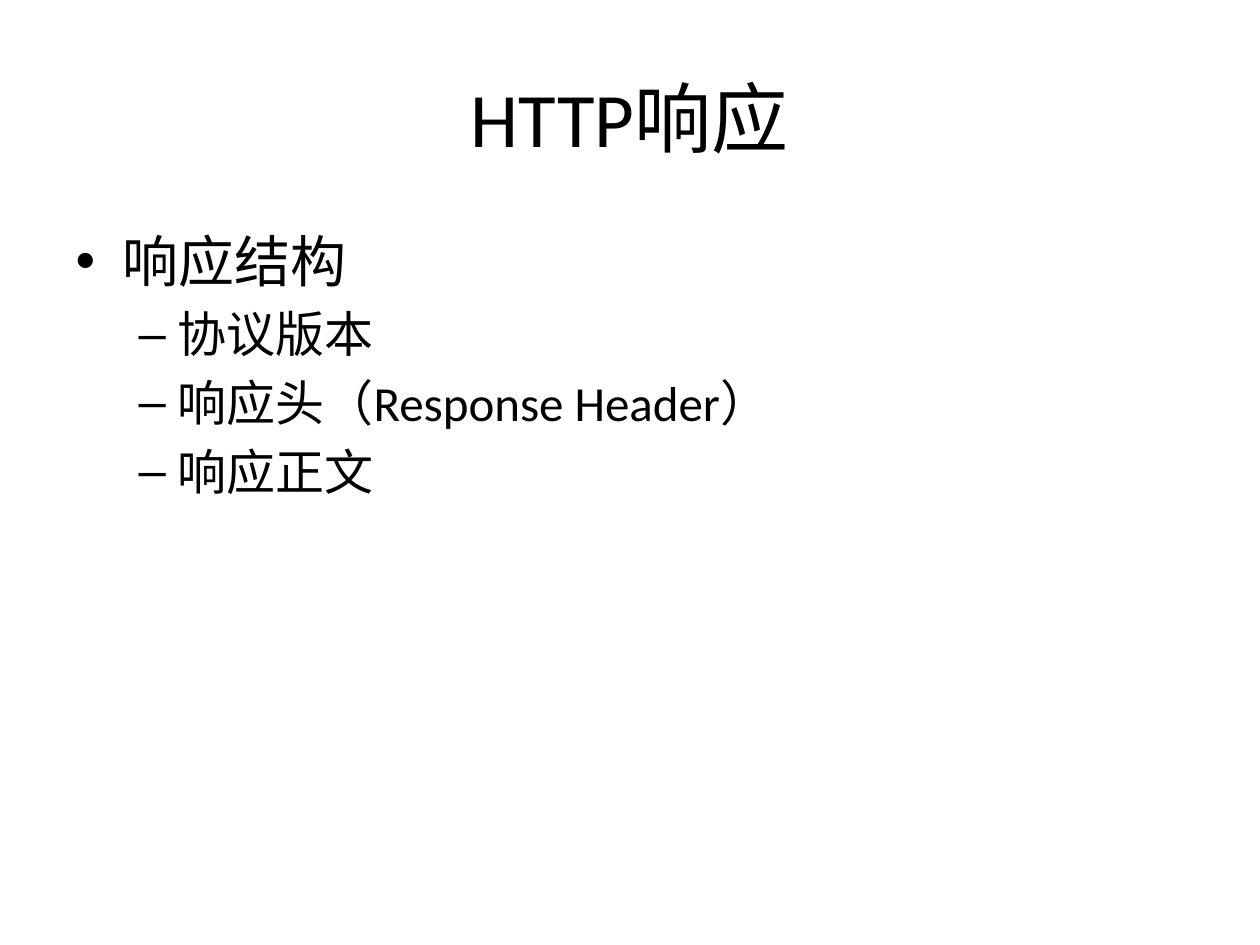
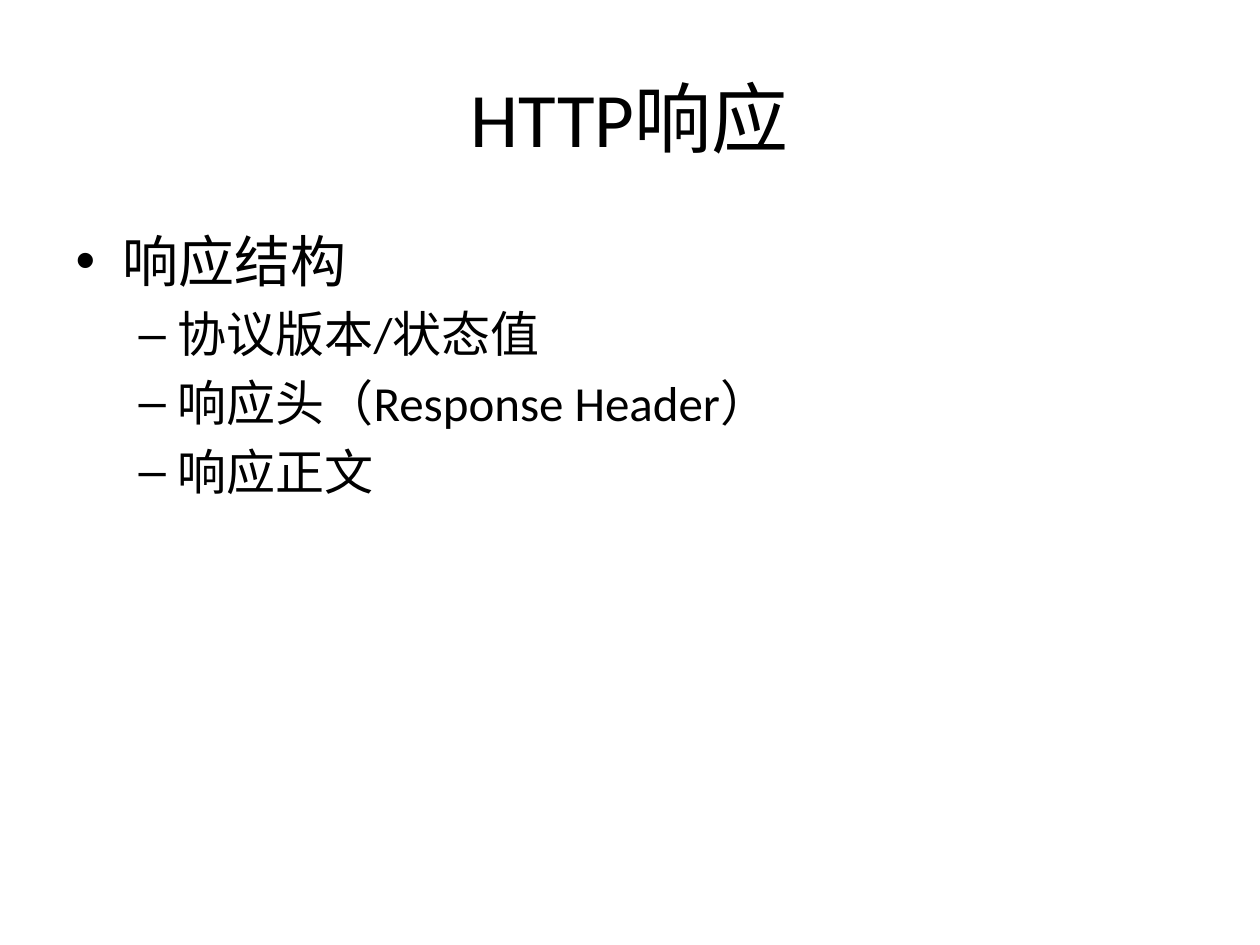
Before and after one commit to zhan3333/php-example, a slide deck: slide 8 of doc/ppt/第七课-http协议.pptx. Drawn at 1260x945 pixels with LibreOffice and Linux fonts; fonts in the diff are those of the drawing. Boxes give left, top, right and bottom in pixels: in the first picture for what was removed or moved away, otherwise in the second. Text is boxed around its words. In the diff, an @@ line names an element or a change of style, - is before the commit and + after.

```diff
--- a/doc/ppt/第七课-http协议.pptx
+++ b/doc/ppt/第七课-http协议.pptx
@@ text at (178, 310, 539, 356): text changed @@
-  – 协议版本
+  – 协议版本/状态值
```
Also in this commit, not shown: 7 other slides changed, 10 other files.
